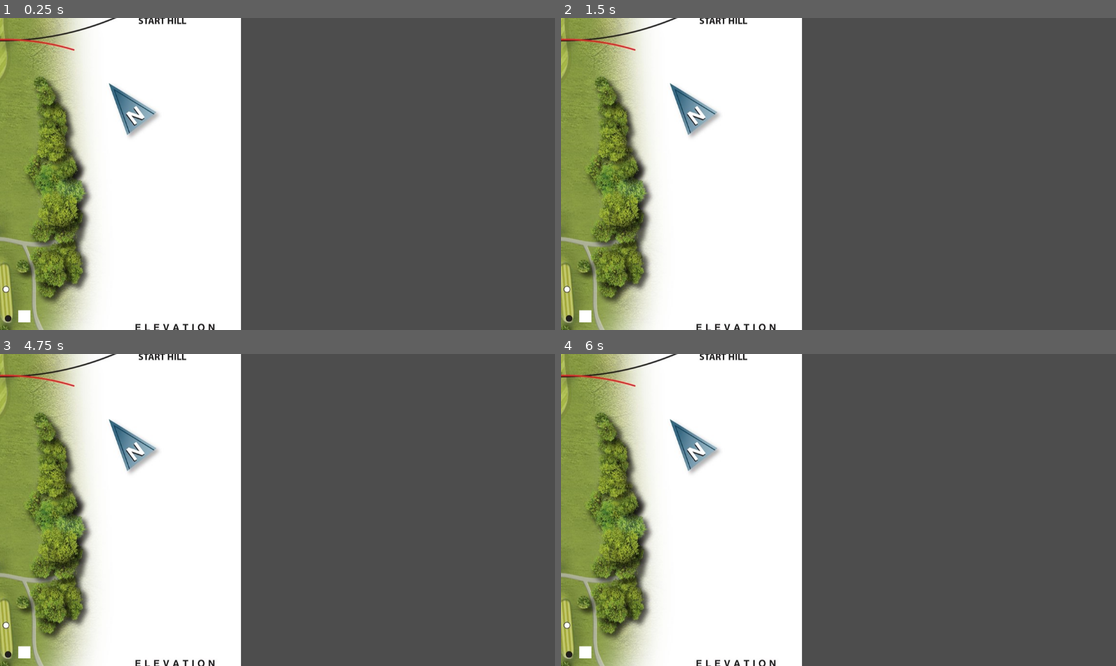
Above: before the commit, frames 1-4 (two rows, left to right).
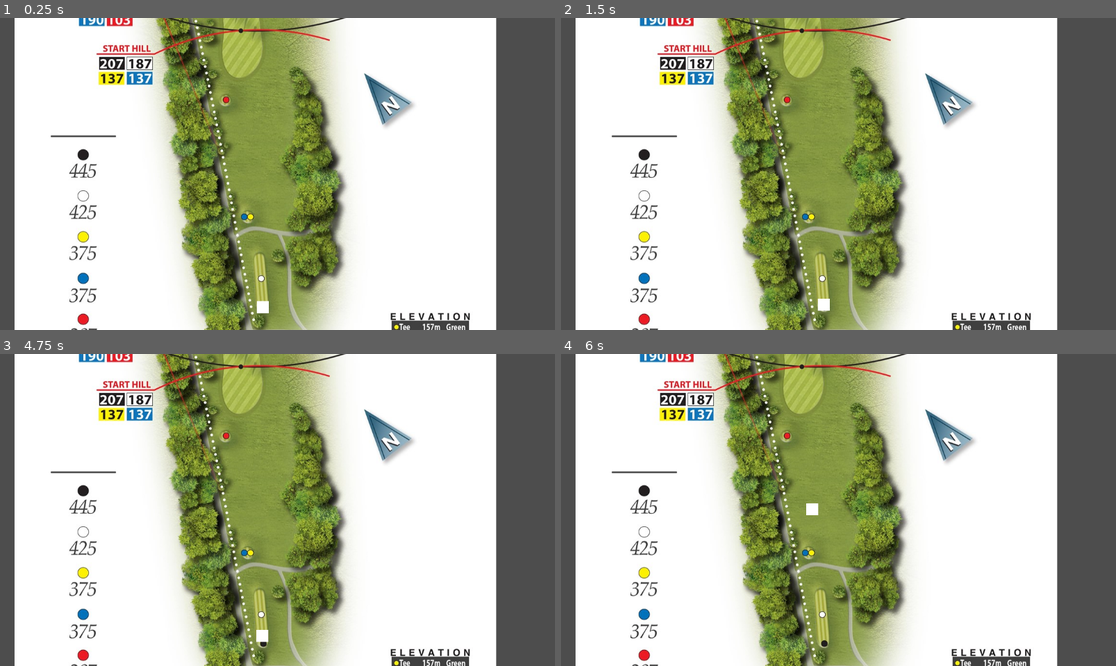
Above: after the commit, the same moments.

Repository: Risgrynsgrot/gmtk2023
Game: Godot game, scene res://Scenes/GolfMap.tscn
Same seed, same stepped clock (60 frames per second), same inputs: the game is played once before the commit and once after it. Before the commit the project has no main scene; this scene is started directly in both runs.
Inputs:
- Up to frame 1 (0.25 s): no input
- Up to frame 2 (1.5 s): tap Enter at 0.5 s; hold Space 0.53-1.28 s; tap Space at 1.35 s
- Up to frame 3 (4.75 s): tap Space at 1.52, 1.82, 2, 2.85, 3.02, 3.32, 3.5, 4.35, 4.52 s; hold Space 2.03-2.78 s; tap Enter at 2.75, 4.25 s; hold Space 3.53-4.28 s
- Up to frame 4 (6 s): tap Space at 4.82, 5.85 s; hold Space 5.03-5.78 s

The runs differ from the first frame. In frame 1, 76% of the frame differs, in the area x 0-90%, y 0-100%; in frame 2, 76%; in frame 3, 76%; in frame 4, 76%.

Commit message:
Base of golf swing and ball movement
Lerping ball toward aim positions on a test map.
Craeted objects ball and hole (course)

Diff:
--- a/project/Scenes/GolfMap.tscn
+++ b/project/Scenes/GolfMap.tscn
@@ -1,14 +1,18 @@
-[gd_scene load_steps=4 format=3 uid="uid://dsp28litskf2"]
+[gd_scene load_steps=5 format=3 uid="uid://dsp28litskf2"]
 
 [ext_resource type="Texture2D" uid="uid://t633q2u0od11" path="res://Sprites/stadium02.jpg" id="1_n24sp"]
+[ext_resource type="Script" path="res://Scenes/Hole.gd" id="1_qnm4j"]
 [ext_resource type="Script" path="res://Scripts/Ball.gd" id="2_jmgno"]
 [ext_resource type="Texture2D" uid="uid://dl6gfom1pk2bp" path="res://Sprites/alpha_golf_boll.png" id="3_3x8cb"]
 
 [node name="GolfMap" type="Node2D"]
+position = Vector2(530, -20)
+scale = Vector2(1, 0.995866)
 
-[node name="Bob" type="Node2D" parent="."]
-
-[node name="Hole Test" type="Node2D" parent="."]
+[node name="Hole Test" type="Node2D" parent="." node_paths=PackedStringArray("some_aim_markers", "start_marker")]
+script = ExtResource("1_qnm4j")
+some_aim_markers = [NodePath("Middle Position 2"), NodePath("Middle Position 3"), NodePath("End Position")]
+start_marker = NodePath("Start Position")
 
 [node name="Sprite2D" type="Sprite2D" parent="Hole Test"]
 texture = ExtResource("1_n24sp")
@@ -17,17 +21,22 @@
 position = Vector2(16, 623)
 
 [node name="Middle Position 2" type="Marker2D" parent="Hole Test"]
-position = Vector2(-38, -93)
+position = Vector2(-30, 97)
 
 [node name="Middle Position 3" type="Marker2D" parent="Hole Test"]
-position = Vector2(-28, -393)
+position = Vector2(-28, -367)
 
 [node name="End Position" type="Marker2D" parent="Hole Test"]
 position = Vector2(8, -591)
 
-[node name="Ball" type="Node2D" parent="."]
+[node name="Ball" type="Node2D" parent="." node_paths=PackedStringArray("hole")]
 position = Vector2(51, 620)
+scale = Vector2(1, 0.998788)
 script = ExtResource("2_jmgno")
+hole = NodePath("../Hole Test")
+ball_max_fly_time = 4.0
+max_distance = 10.0
+current_distance = 5.0
 
 [node name="Sprite2D" type="Sprite2D" parent="Ball"]
 texture = ExtResource("3_3x8cb")
--- /dev/null
+++ b/project/Scenes/Hole.gd
@@ -0,0 +1,18 @@
+extends Node2D
+@export var some_aim_markers : Array[Marker2D]
+@export var start_marker : Marker2D
+# Called when the node enters the scene tree for the first time.
+func _ready():
+	pass # Replace with function body.
+
+# Called every frame. 'delta' is the elapsed time since the previous frame.
+func _process(delta):
+	pass
+
+func _get_furthest_in_reach_aim_pos(pos:Vector2, max_distance:float):
+	var return_value:Vector2 = some_aim_markers[0].position;
+	for markers in some_aim_markers:
+		if markers.position.distance_squared_to(pos) > max_distance*max_distance:
+			return return_value
+		else:
+			return_value = markers.position
--- a/project/Scripts/Ball.gd
+++ b/project/Scripts/Ball.gd
@@ -1,11 +1,39 @@
 extends Node2D
+@export var hole : Node
+@export var ball_max_fly_time : float
+@export var max_distance : float = 50
+@export var current_distance : float = 20
 
-
+var swing_position : Vector2
+var landing_position : Vector2
+var current_fly_time : float = 0
+var has_swung : bool = false
+var is_flying : bool = false
 # Called when the node enters the scene tree for the first time.
 func _ready():
-	pass # Replace with function body.
-
+	self.position = hole.start_marker.position
+	swing_position = self.position
 
 # Called every frame. 'delta' is the elapsed time since the previous frame.
 func _process(delta):
-	pass
+	if Input.is_key_pressed(KEY_SPACE):
+		has_swung = true
+
+	if has_swung:
+		landing_position = swing_position + _swing(current_distance)
+		has_swung = false
+		is_flying = true
+
+	if is_flying:
+		current_fly_time += delta
+		var lerp_value = clamp(current_fly_time / ball_max_fly_time,0,1)
+		self.position = lerp(swing_position,landing_position,clamp(current_fly_time,0,1))
+		if lerp_value >= 1:
+			is_flying = false
+			swing_position = self.position
+
+
+func _swing(current_distance:float):
+	var aim_position:Vector2 = hole._get_furthest_in_reach_aim_pos(self.position,max_distance)
+	var aim_direction:Vector2 = (aim_position - self.position).normalized()
+	return aim_direction * current_distance;
--- a/project/project.godot
+++ b/project/project.godot
@@ -11,6 +11,7 @@
 [application]
 
 config/name="gmtk2023_golf"
+run/main_scene="res://Scenes/GolfMap.tscn"
 config/features=PackedStringArray("4.1", "GL Compatibility")
 config/icon="res://icon.svg"
 
